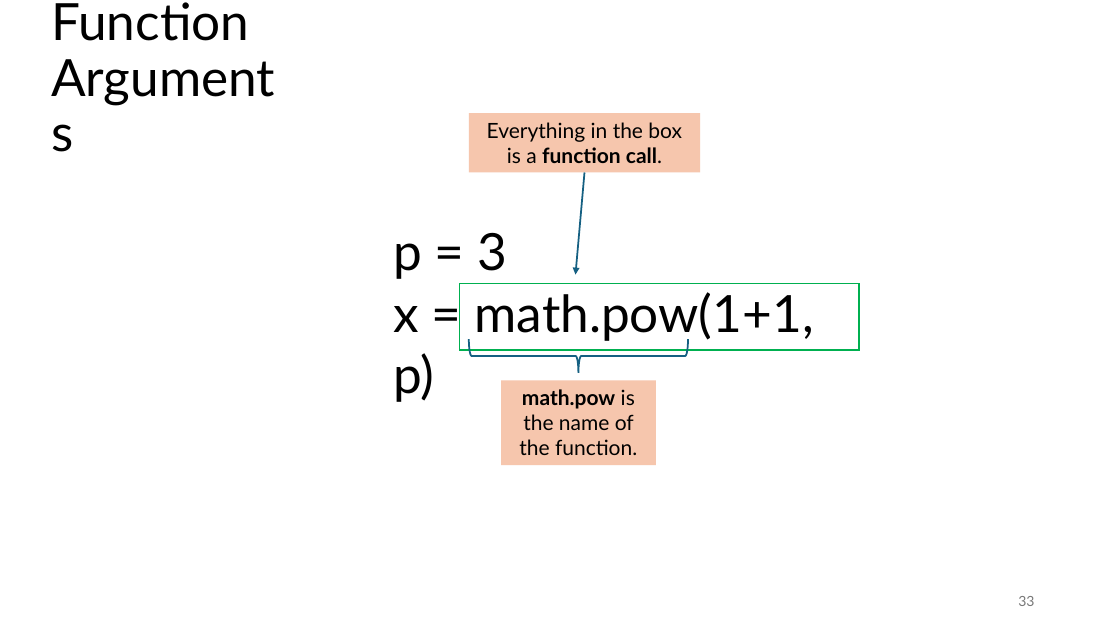
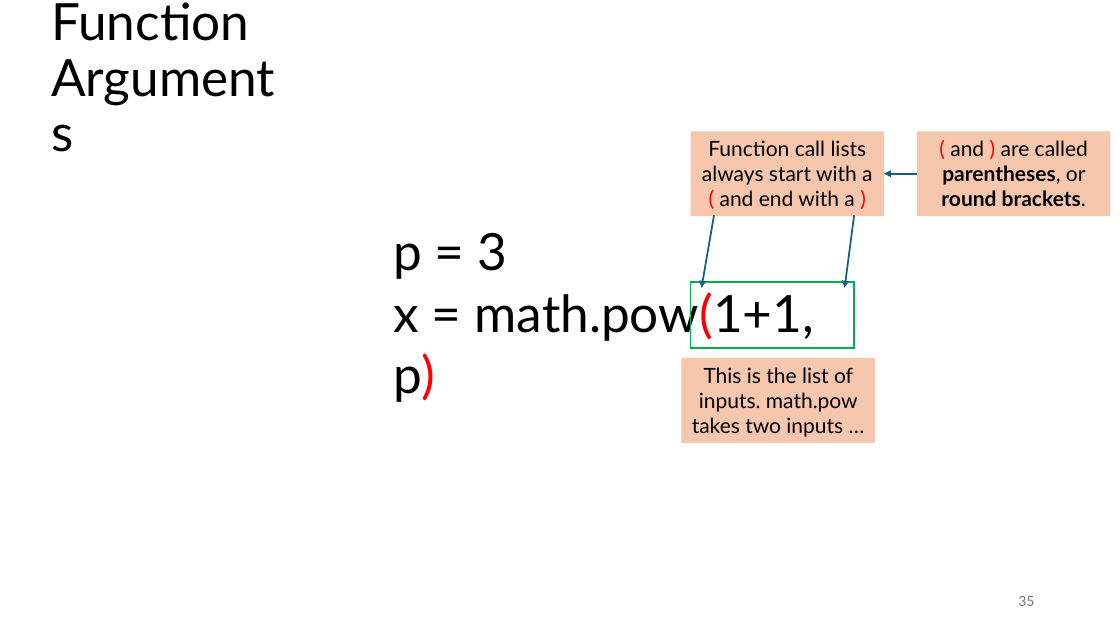
Before and after one commit to tjd1234/cmpt120fall2024, a slide deck: slide 35 of lecture_notes/chapter2/chapter2.pptx (slide 33 before the commit). Drawn at 1120x630 pixels with LibreOffice and Linux fonts; fonts in the diff are those of the drawing. Boxes give left, top, right and bottom in pixels: in the first picture for what was removed or moved away, otherwise in the second. Text is boxed around its words. In the diff, an @@ line names an element or a change of style, - is before the commit and + after.

```diff
--- a/lecture_notes/chapter2/chapter2.pptx
+++ b/lecture_notes/chapter2/chapter2.pptx
@@ rectangle removed at box(469, 113, 700, 173) @@
-Everything in the box is a function call.
@@ rectangle "Function call lists always start ...": place and size @@
-rectangle "Function call lists always start ..." at box(501, 381, 655, 465)
+rectangle "Function call lists always start ..." at box(691, 131, 884, 216)
@@ text in rectangle at box(702, 140, 872, 206): text changed @@
-math.pow is the name of the function.
+Function call lists always start with a ( and end with a )
@@ rectangle added at box(918, 131, 1111, 216), fill #F6C6AD, 18 pt, text #000000, bold @@
+( and ) are called parentheses, or round brackets.
@@ arrow added from (918, 174) to (884, 174), #156082 1.5 pt @@
@@ text "p = 3 x = ..." at box(393, 232, 814, 402): text colour #000000 to #FF0000 in "math.pow(1+1, p)" @@
@@ arrow moved from (585, 172) - (576, 275) to (714, 215) - (702, 288) @@
@@ arrow added from (854, 215) to (845, 288), #156082 1.5 pt @@
@@ rectangle: place and size @@
-rectangle at box(460, 283, 860, 350)
+rectangle at box(691, 281, 854, 348)
@@ left brace removed at box(469, 339, 689, 373) @@
@@ rectangle added at box(681, 358, 875, 443), fill #F6C6AD, 18 pt, text #000000 @@
+This is the list of inputs. math.pow takes two inputs …
@@ page number at box(1018, 596, 1034, 606): text changed @@
-33
+35
```
Also in this commit, not shown: 18 other slides changed, 2 slides added, 2 slides removed, 4 other files.
